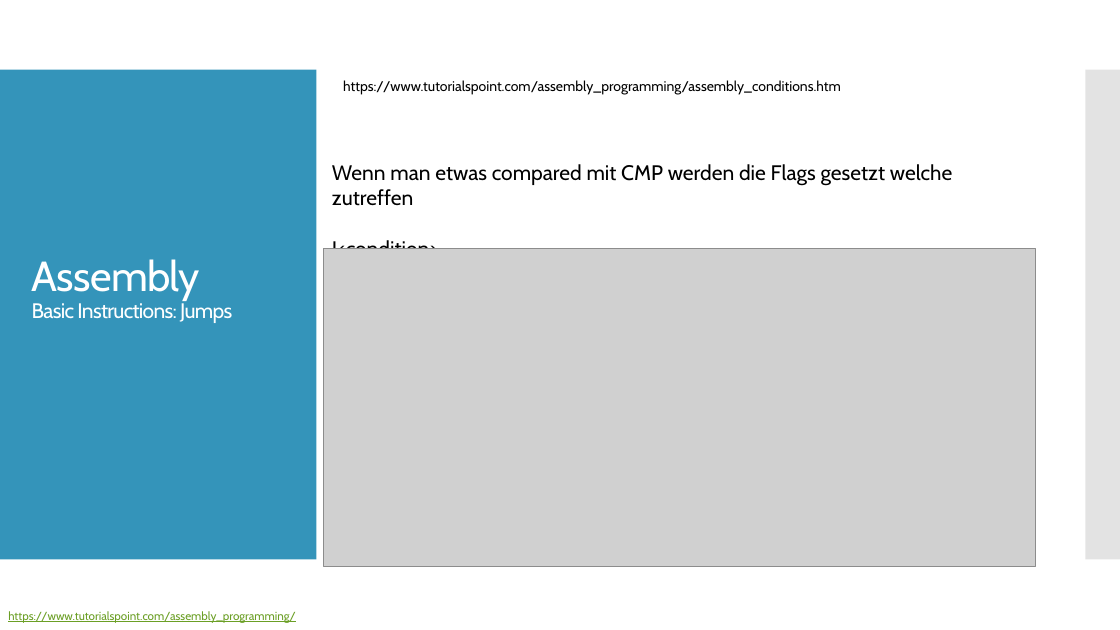
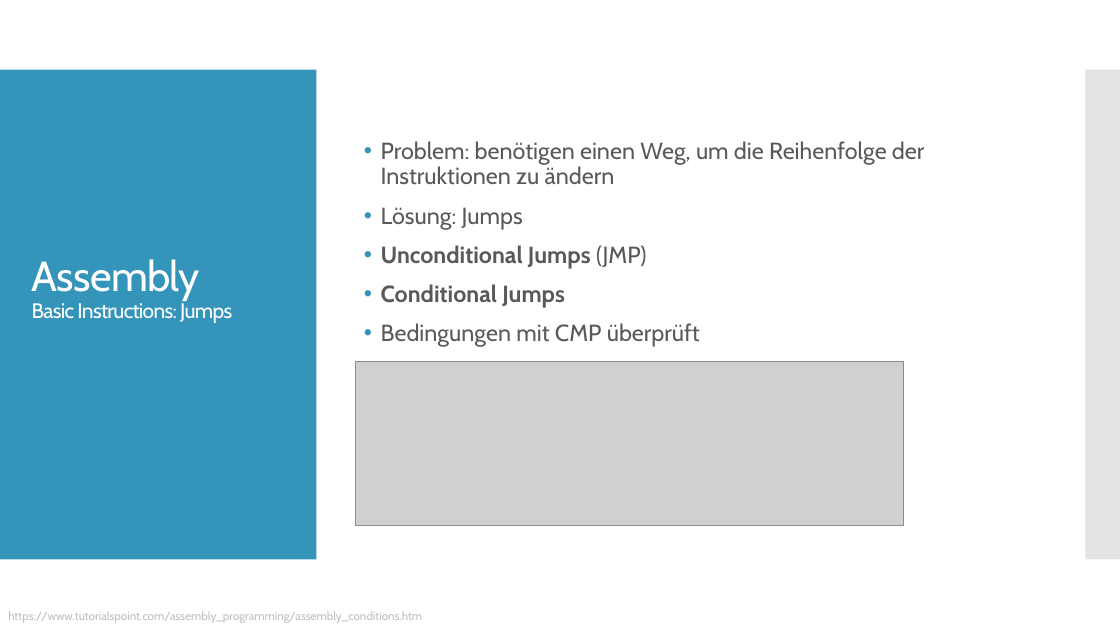
Before and after one commit to christopherchristensen/assembler, a slide deck: slide 10 of docs/ppt/presentation-v.1.pptx (slide 9 before the commit). Drawn at 1120x630 pixels with LibreOffice and Linux fonts; fonts in the diff are those of the drawing; grey boxes stand for pictures. Boxes give left, top, right and bottom in pixels: in the first picture for what was removed or moved away, otherwise in the second. Text is boxed around its words. In the diff, an @@ line names an element or a change of style, - is before the commit and + after.

```diff
--- a/docs/ppt/presentation-v.1.pptx
+++ b/docs/ppt/presentation-v.1.pptx
@@ text removed at [343, 80, 841, 95] @@
-https://www.tutorialspoint.com/assembly_programming/assembly_conditions.htm
@@ text added at [381, 141, 924, 347], 20 pt, text #595959 @@
+• Problem: benötigen einen Weg, um die Reihenfolge der Instruktionen zu ändern
+• Lösung: Jumps
+• Unconditional Jumps (JMP)
+• Conditional Jumps
+• Bedingungen mit CMP überprüft
@@ text removed at [332, 164, 952, 249] @@
-Wenn man etwas compared mit CMP werden die Flags gesetzt welche zutreffen
-J<condition>
@@ picture removed at [323, 249, 1037, 566] @@
@@ picture added at [355, 361, 904, 526] @@
@@ text at [8, 611, 422, 623]: text changed; text colour #6B9F25 to #BFBFBF @@
-https://www.tutorialspoint.com/assembly_programming/
+https://www.tutorialspoint.com/assembly_programming/assembly_conditions.htm
```
Also in this commit, not shown: 5 other slides changed, 2 slides added, 1 other file.
